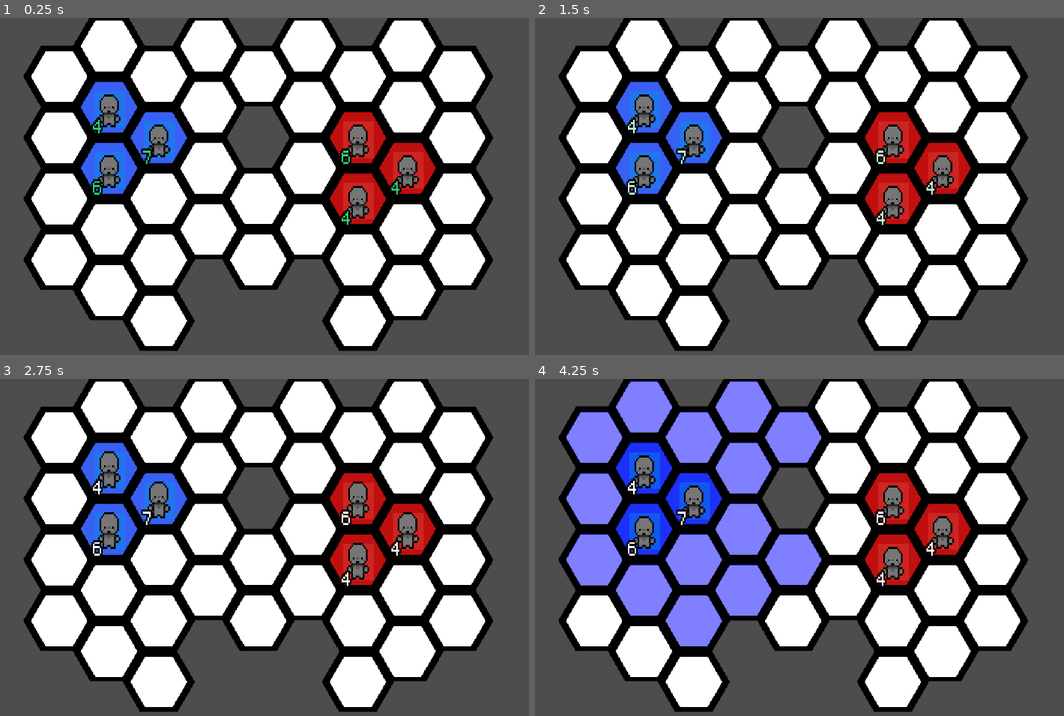
Above: before the commit, frames 1-4 (two rows, left to right).
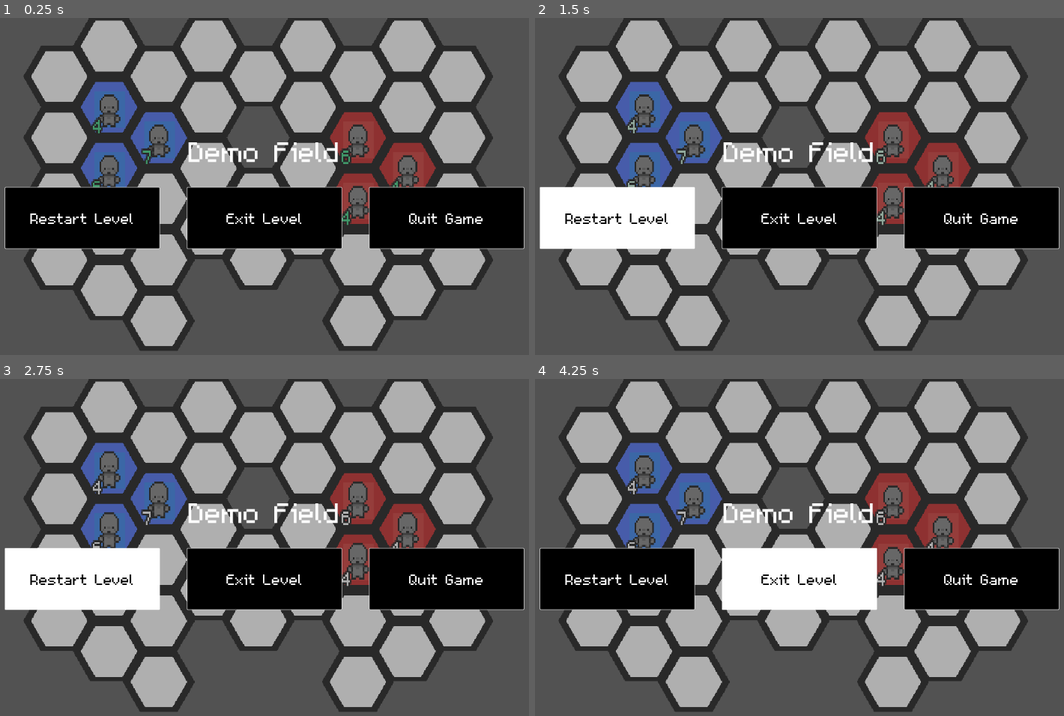
Above: after the commit, the same moments.

Repository: DubiousDuck/Manny-Takes-on-Upper-Management
Game: Godot game, scene res://stages/demo_field.tscn
The game is run twice, just before and just after one commit, with the same random seed, the same clock (stepped at 60 frames per second) and the same inputs. This scene is started directly instead of the project's main scene.
Inputs (mouse positions are in pixels of both pictures, inside the frame that each line leads up to):
- Up to frame 1 (0.25 s): no input
- Up to frame 2 (1.5 s): click (619, 216) at 0.5 s, where only the run after the commit has a clickable "Restart Level"; click (619, 216) at 1.25 s, where only the run after the commit has a clickable "Restart Level"
- Up to frame 3 (2.75 s): click (84, 577) at 2 s, where only the run after the commit has a clickable "Restart Level"
- Up to frame 4 (4.25 s): tap Enter (ui_accept) at 2.75, 3.02 s; move the mouse to (693, 503) at 2.77 s; hold Right (ui_right) 2.78-3.5 s; click (693, 503) at 2.85 s; click (619, 534) at 3.5 s, where only the run before the commit has a clickable "Basic Punch"

The runs differ from the first frame. In frame 1, 64% of the frame differs, in the area x 0-100%, y 0-99%; in frame 2, 63%; in frame 3, 63%; in frame 4, 65%.

Commit message:
Barebones battle menu setup
menu buttons do not work yet

Diff:
--- a/overworld/sample_overworld.tscn
+++ b/overworld/sample_overworld.tscn
@@ -20,6 +20,7 @@
 [node name="SampleOverworld" type="Node2D"]
 y_sort_enabled = true
 script = ExtResource("1_o2m1g")
+follower_count = 6
 
 [node name="CanvasLayer" type="CanvasLayer" parent="."]
 
--- a/stages/battlefield.tscn
+++ b/stages/battlefield.tscn
@@ -1,7 +1,8 @@
-[gd_scene load_steps=9 format=4 uid="uid://wyl7uecllbco"]
+[gd_scene load_steps=10 format=4 uid="uid://wyl7uecllbco"]
 
 [ext_resource type="PackedScene" uid="uid://dfdd8xbpcid00" path="res://map/tile_map_test.tscn" id="1_h80nl"]
 [ext_resource type="Script" path="res://stages/level.gd" id="1_ncysa"]
+[ext_resource type="PackedScene" uid="uid://swx1ag0pr6hh" path="res://ui/battle_canvas_layer.tscn" id="2_pm0yv"]
 [ext_resource type="Script" path="res://other_components/cell_highlights.gd" id="3_gevof"]
 [ext_resource type="Script" path="res://unit/UnitGroupController.gd" id="3_o4i10"]
 [ext_resource type="Script" path="res://unit/UnitContainer.gd" id="3_r2aph"]
@@ -13,7 +14,7 @@
 script = ExtResource("1_ncysa")
 tile_map = NodePath("TileMapTest")
 
-[node name="CanvasLayer" type="CanvasLayer" parent="."]
+[node name="BattleCanvasLayer" parent="." instance=ExtResource("2_pm0yv")]
 
 [node name="TileMapTest" parent="." instance=ExtResource("1_h80nl")]
 tile_map_data = PackedByteArray("AAAAAAEAAAACAAAAAAAAAAIAAAACAAAAAAAAAAMAAAACAAAAAAABAAAAAAACAAAAAAABAAEAAAACAAAAAAABAA …(832 unchanged characters)…
--- a/stages/demo_field.tscn
+++ b/stages/demo_field.tscn
@@ -1,7 +1,8 @@
-[gd_scene load_steps=12 format=4 uid="uid://bjc751e4ol5ld"]
+[gd_scene load_steps=13 format=4 uid="uid://bjc751e4ol5ld"]
 
 [ext_resource type="Script" path="res://stages/level.gd" id="1_1snh2"]
 [ext_resource type="PackedScene" uid="uid://dfdd8xbpcid00" path="res://map/tile_map_test.tscn" id="2_hegcs"]
+[ext_resource type="PackedScene" uid="uid://swx1ag0pr6hh" path="res://ui/battle_canvas_layer.tscn" id="2_i3ck5"]
 [ext_resource type="Script" path="res://other_components/cell_highlights.gd" id="3_v4sia"]
 [ext_resource type="Script" path="res://unit/UnitGroupController.gd" id="4_ifsfs"]
 [ext_resource type="Script" path="res://unit/UnitContainer.gd" id="5_ypjfd"]
@@ -16,7 +17,7 @@
 script = ExtResource("1_1snh2")
 tile_map = NodePath("TileMapTest")
 
-[node name="CanvasLayer" type="CanvasLayer" parent="."]
+[node name="BattleCanvasLayer" parent="." instance=ExtResource("2_i3ck5")]
 
 [node name="TileMapTest" parent="." instance=ExtResource("2_hegcs")]
 tile_map_data = PackedByteArray("AAAAAAEAAAACAAAAAAAAAAIAAAACAAAAAAAAAAMAAAACAAAAAAABAAAAAAACAAAAAAABAAEAAAACAAAAAAABAA …(544 unchanged characters)…
--- a/stages/level.gd
+++ b/stages/level.gd
@@ -19,7 +19,7 @@
 func _on_battle_ended(result: int):
 	var a = battle_outcome.instantiate()
 	a.init(result)
-	$CanvasLayer.add_child(a)
+	$BattleCanvasLayer.add_child(a)
 	a.display()
 
 func read_talent_and_apply(talent_type: int):
--- /dev/null
+++ b/ui/battle_canvas_layer.gd
@@ -0,0 +1,19 @@
+extends CanvasLayer
+
+var menuIsDisplayed: bool = false
+@onready var battle_menu_control = $BattleMenuControl
+
+# Called when the node enters the scene tree for the first time.
+func _ready():
+	pass # Replace with function body.
+
+
+# Called every frame. 'delta' is the elapsed time since the previous frame.
+func _process(delta):
+	pass
+
+func _input(event):
+	if event.is_action_pressed("ui_cancel"): # Recommended: Use action instead of direct key
+		menuIsDisplayed = !menuIsDisplayed
+		battle_menu_control.visible = menuIsDisplayed
+		print("Escape key pressed! menu displayed = " + str(menuIsDisplayed))
--- /dev/null
+++ b/ui/battle_canvas_layer.tscn
@@ -0,0 +1,68 @@
+[gd_scene load_steps=2 format=3 uid="uid://swx1ag0pr6hh"]
+
+[ext_resource type="Script" path="res://ui/battle_canvas_layer.gd" id="1_pg7py"]
+
+[node name="BattleCanvasLayer" type="CanvasLayer"]
+script = ExtResource("1_pg7py")
+
+[node name="BattleMenuControl" type="Control" parent="."]
+layout_mode = 3
+anchor_right = 1.0
+anchor_bottom = 1.0
+
+[node name="Backdrop" type="ColorRect" parent="BattleMenuControl"]
+layout_mode = 1
+anchors_preset = 15
+anchor_right = 1.0
+anchor_bottom = 1.0
+grow_horizontal = 2
+grow_vertical = 2
+color = Color(0.342207, 0.342207, 0.342207, 0.475)
+
+[node name="Label" type="Label" parent="BattleMenuControl"]
+layout_mode = 1
+anchors_preset = 8
+anchor_left = 0.5
+anchor_top = 0.5
+anchor_right = 0.5
+anchor_bottom = 0.5
+offset_left = -238.0
+offset_top = -128.0
+offset_right = 238.0
+offset_bottom = -12.0
+grow_horizontal = 2
+grow_vertical = 2
+theme_override_font_sizes/font_size = 85
+text = "Demo Field"
+horizontal_alignment = 1
+vertical_alignment = 1
+
+[node name="HBoxContainer" type="HBoxContainer" parent="BattleMenuControl"]
+layout_mode = 1
+anchors_preset = 14
+anchor_top = 0.5
+anchor_right = 1.0
+anchor_bottom = 0.5
+offset_bottom = 121.0
+grow_horizontal = 2
+grow_vertical = 2
+theme_override_constants/separation = 50
+alignment = 1
+
+[node name="RestartLevel" type="Button" parent="BattleMenuControl/HBoxContainer"]
+custom_minimum_size = Vector2(300, 0)
+layout_mode = 2
+theme_override_font_sizes/font_size = 45
+text = "Restart Level"
+
+[node name="ExitLevel" type="Button" parent="BattleMenuControl/HBoxContainer"]
+custom_minimum_size = Vector2(300, 0)
+layout_mode = 2
+theme_override_font_sizes/font_size = 45
+text = "Exit Level"
+
+[node name="QuitGame" type="Button" parent="BattleMenuControl/HBoxContainer"]
+custom_minimum_size = Vector2(300, 0)
+layout_mode = 2
+theme_override_font_sizes/font_size = 45
+text = "Quit Game"
